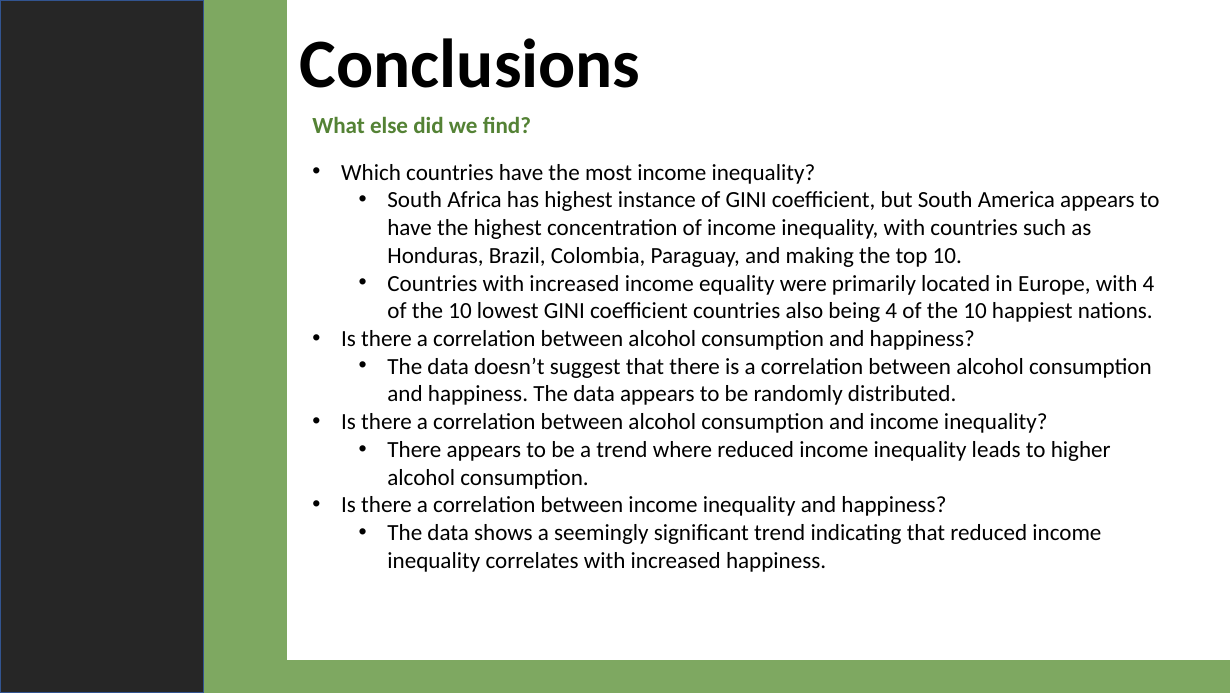
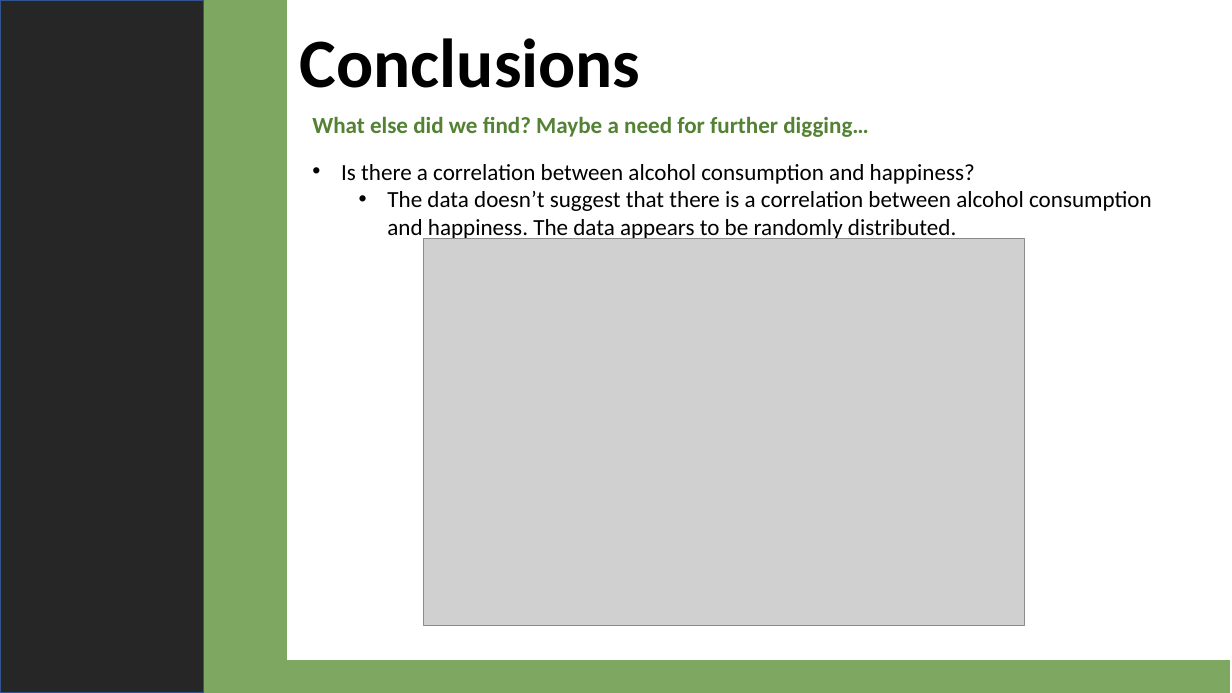
Before and after one commit to 4d4m43/DrinkAndBeHapPY, a slide deck: slide 12 of For Submittal/DrinkandBeHappyFinal.pptx. Drawn at 1232x693 pixels with LibreOffice and Linux fonts; fonts in the diff are those of the drawing; grey boxes stand for pictures. Boxes give left, top, right and bottom in pixels: in the first picture for what was removed or moved away, otherwise in the second. Text is boxed around its words. In the diff, an @@ line names an element or a change of style, - is before the commit and + after.

Commit message:
added in alcohol vs. happiness slides and cleaned up income inequality slides

```diff
--- a/For Submittal/DrinkandBeHappyFinal.pptx
+++ b/For Submittal/DrinkandBeHappyFinal.pptx
@@ text at [312,116,869,137]: text changed @@
-What else did we find?
+What else did we find? Maybe a need for further digging…
@@ text at [341,164,1160,322]: paragraphs removed @@
-• Which countries have the most income inequality?
-  • South Africa has highest instance of GINI coefficient, but South America appears to have the highest concentration of income inequality, with countries such as Honduras, Brazil, Colombia, Paraguay, and making the top 10.
-  • Countries with increased income equality were primarily located in Europe, with 4 of the 10 lowest GINI coefficient countries also being 4 of the 10 happiest nations.
@@ picture added at [424,238,1026,626] @@
@@ text at [341,413,1111,572]: paragraphs removed @@
-• Is there a correlation between alcohol consumption and income inequality?
-  • There appears to be a trend where reduced income inequality leads to higher alcohol consumption.
-• Is there a correlation between income inequality and happiness?
-  • The data shows a seemingly significant trend indicating that reduced income inequality correlates with increased happiness.
```
Also in this commit, not shown: 1 other slide changed, 1 slide added, 2 other files.
